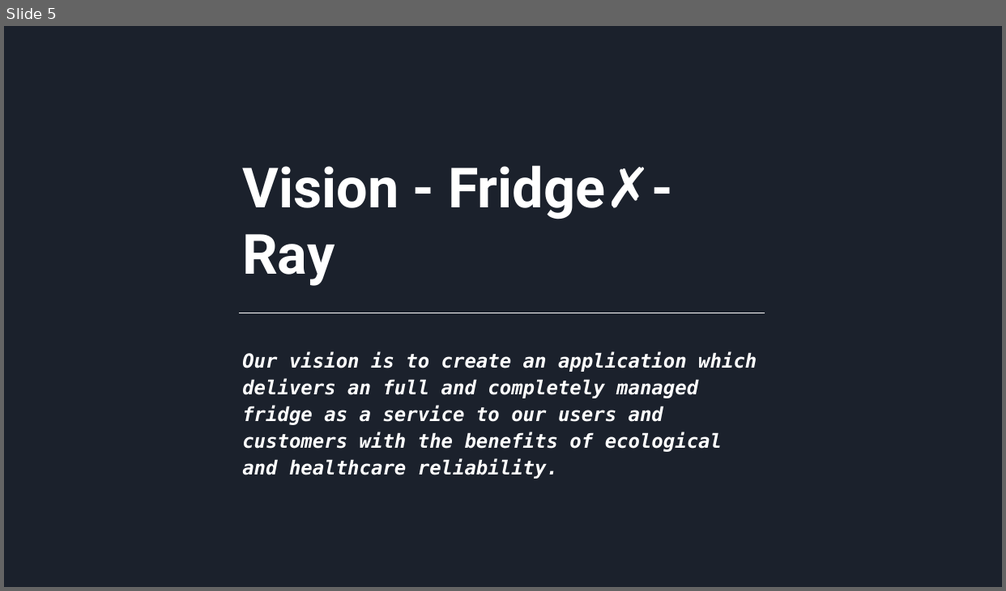
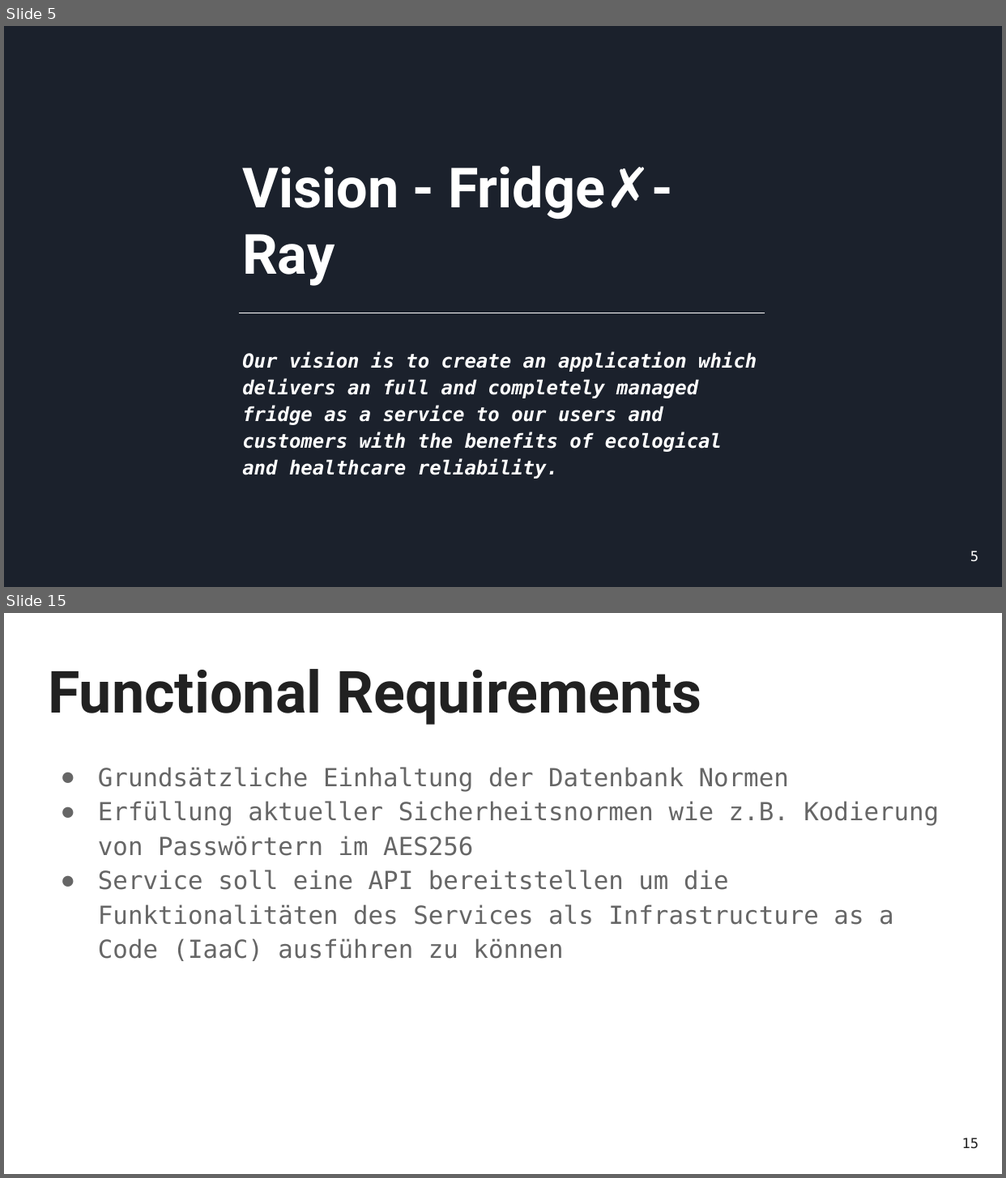
Before and after one commit to HeroPhil/DHBW-Fridge, a slide deck: presentation.pptx. Shown one above the other, each under a label of ours: slide 5 before the commit, slides 5 and 15 after it; the slides between them are not shown. The pictures are 1006x591 and 1006x1178 pixels, drawn with LibreOffice and Linux fonts; fonts in the diff are those of the drawing. Boxes give left, top, right and bottom in pixels: in the first picture for what was removed or moved away, otherwise in the second. Text is boxed around its words. In the diff, an @@ line names an element or a change of style, - is before the commit and + after.

```diff
--- a/presentation.pptx
+++ b/presentation.pptx
@@ slide 15 added at [4,613,1002,1174], background #FFFFFF @@
@@ title added at [48,669,701,725], 42 pt, text #212121, bold @@
+Functional Requirements
@@ text added at [98,767,939,961], 18 pt, text #666666 @@
+● Grundsätzliche Einhaltung der Datenbank Normen
+● Erfüllung aktueller Sicherheitsnormen wie z.B. Kodierung von Passwörtern im AES256
+● Service soll eine API bereitstellen um die Funktionalitäten des Services als Infrastructure as a Code (IaaC) ausführen zu können
@@ page number added at [962,1138,979,1149], 10 pt, text #212121 @@
+15
@@ slide 5 changed as well @@
@@ page number added at [970,551,978,562], 10 pt, text #FFFFFF @@
+5
```
Also in this commit, not shown: 6 other slides changed, 15 other slides added, 17 slides removed, 13 other files.
